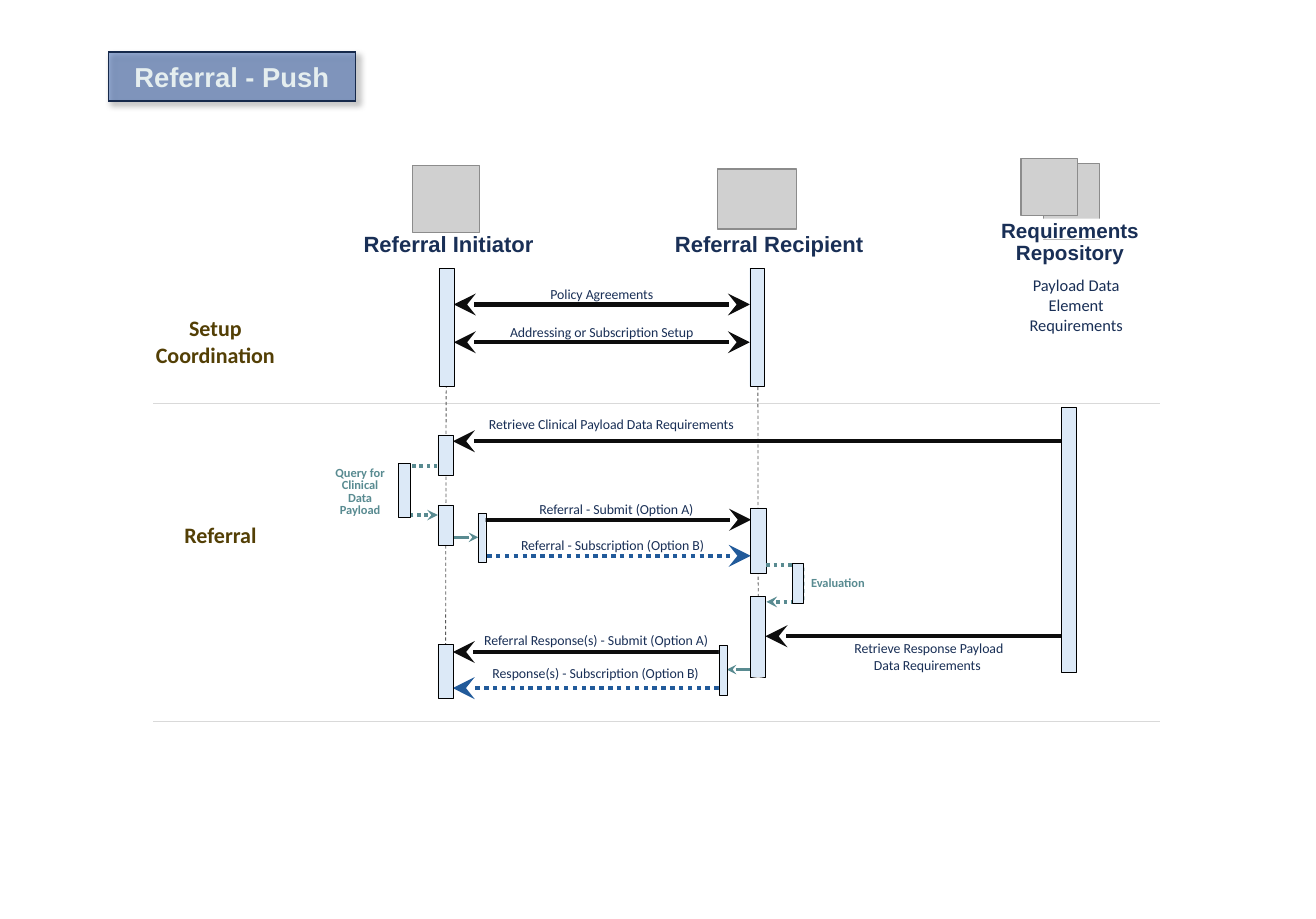
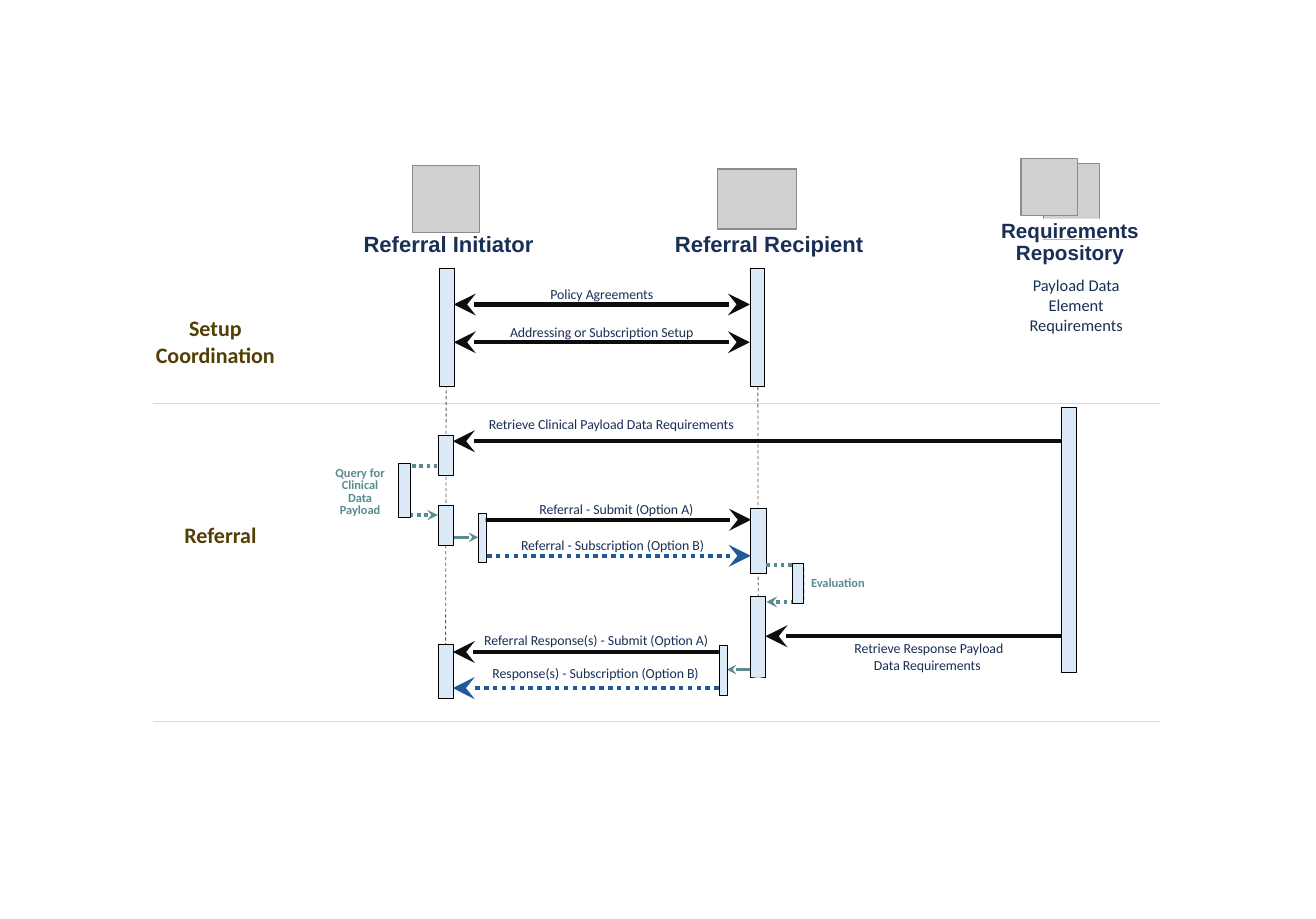
Before and after one commit to HL7/bser, a slide deck: slide 1 of input/imagesourcefiles/BSeR Flow Diagrams - V7.pptx. Drawn at 1316x919 pixels with LibreOffice and Linux fonts; fonts in the diff are those of the drawing; grey boxes stand for pictures. Boxes give left, top, right and bottom in pixels: in the first picture for what was removed or moved away, otherwise in the second. Text is boxed around its words. In the diff, an @@ line names an element or a change of style, - is before the commit and + after.

```diff
--- a/input/imagesourcefiles/BSeR Flow Diagrams - V7.pptx
+++ b/input/imagesourcefiles/BSeR Flow Diagrams - V7.pptx
@@ rectangle removed at box(109, 52, 356, 101) @@
@@ text removed at box(134, 67, 329, 87) @@
-Referral - Push
```
Also in this commit, not shown: 2 other slides changed, 1 slide added, 2 other files.
